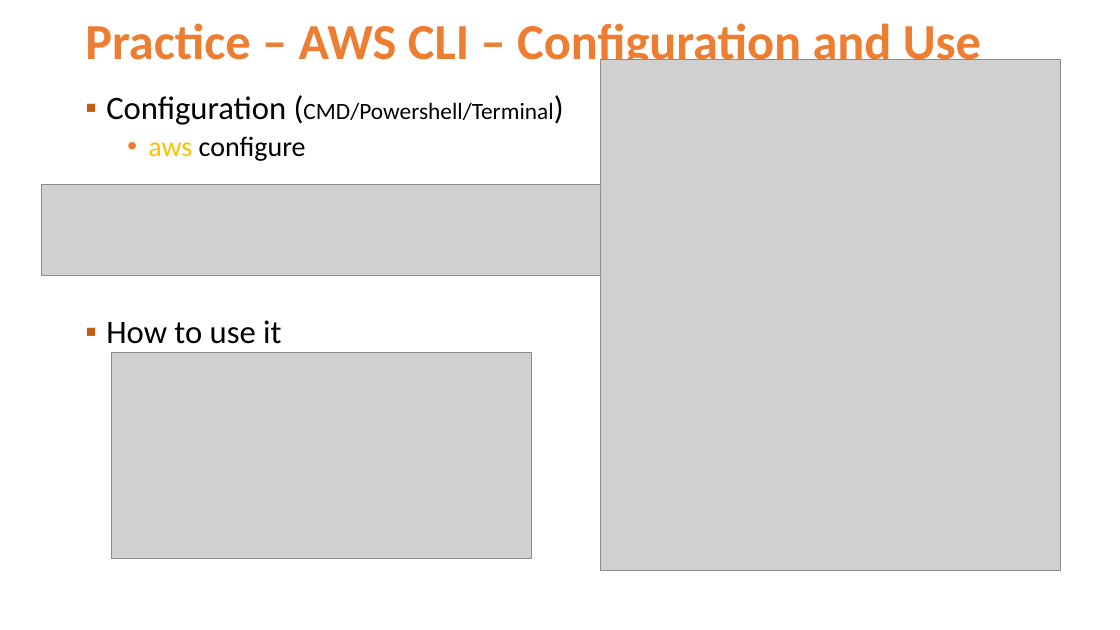
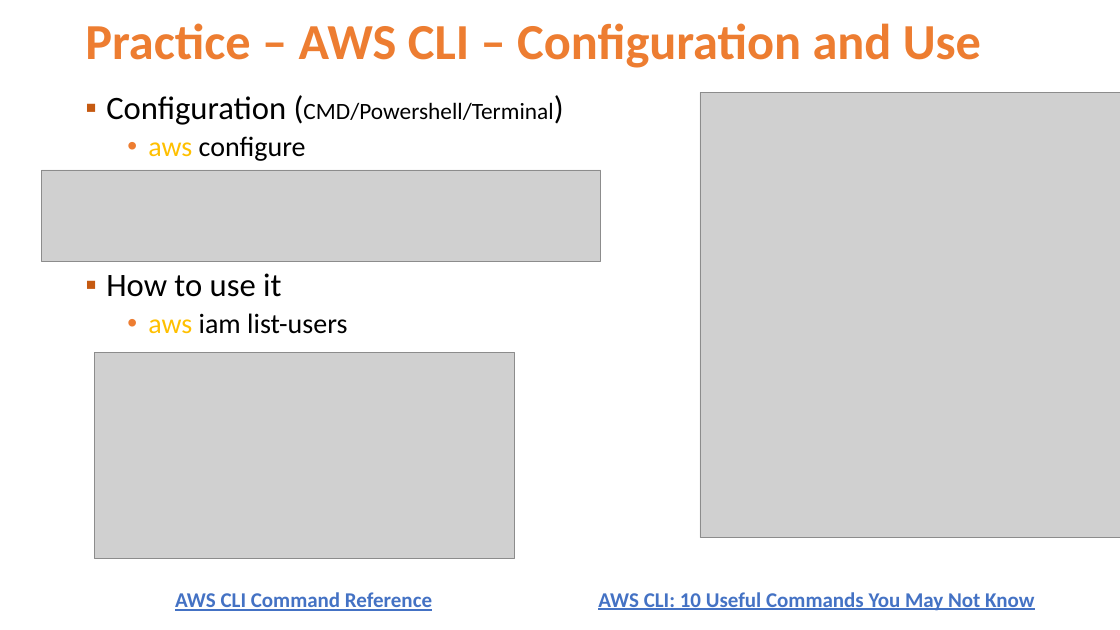
Before and after one commit to Jucer74/ArchitectureMaster, a slide deck: slide 21 of Classes/04-IAM-IdentityandAccessManagement/ArchitectureMaster-04-IAM-IdentityandAccessManagement.pptx. Drawn at 1120x630 pixels with LibreOffice and Linux fonts; fonts in the diff are those of the drawing; grey boxes stand for pictures; background and template pictures are left out. Boxes give left, top, right and bottom in pixels: in the first picture for what was removed or moved away, otherwise in the second. Text is boxed around its words. In the diff, an @@ line names an element or a change of style, - is before the commit and + after.

```diff
--- a/Classes/04-IAM-IdentityandAccessManagement/ArchitectureMaster-04-IAM-IdentityandAccessManagement.pptx
+++ b/Classes/04-IAM-IdentityandAccessManagement/ArchitectureMaster-04-IAM-IdentityandAccessManagement.pptx
@@ text "Configuration (CMD/Powershell/Terminal)" rewrapped from [106,96,553,344] to [106,96,553,334] @@
@@ picture: place and size @@
-picture at [601,59,1060,571]
+picture at [700,92,1120,538]
@@ picture: place and size @@
-picture at [42,185,602,276]
+picture at [42,170,602,260]
@@ picture: place and size @@
-picture at [111,352,531,559]
+picture at [95,352,515,559]
@@ text added at [175,592,432,611], 18 pt, text #4472C4, bold, underline @@
+AWS CLI Command Reference
@@ text added at [598,592,1034,611], 18 pt, text #4472C4, bold, underline @@
+AWS CLI: 10 Useful Commands You May Not Know
```
Also in this commit, not shown: 11 other slides changed.
